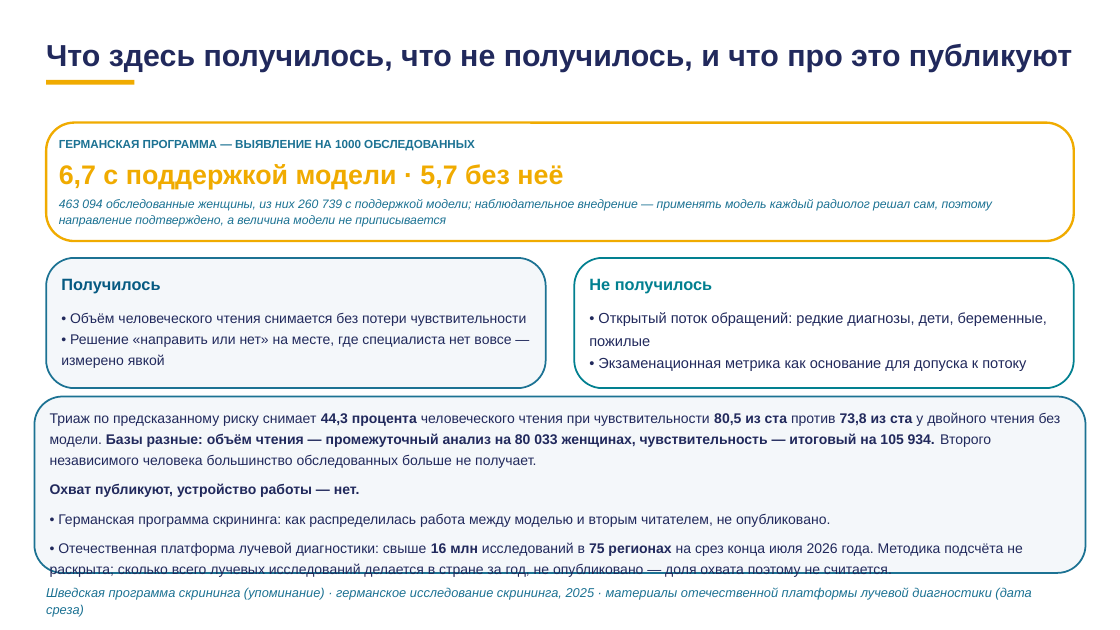
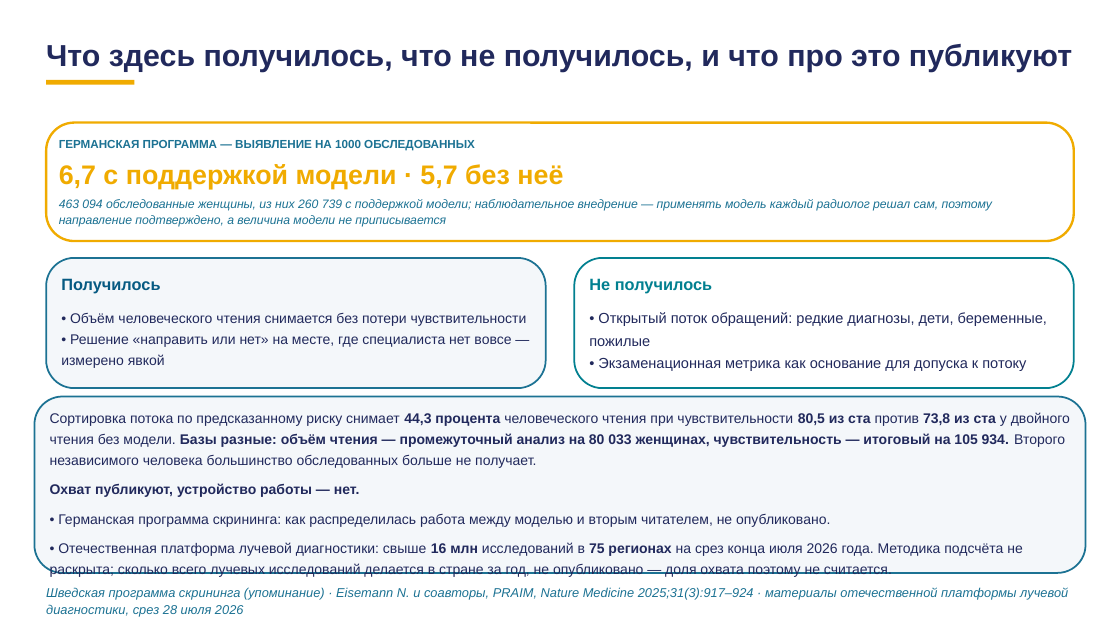
Before and after one commit to tellina-study/AI-usage-lessons, a slide deck: slide 15 of library/lectures/lec-07/rework/deck/lec-07-karkas.pptx. Drawn at 1120x630 pixels with LibreOffice and Linux fonts; fonts in the diff are those of the drawing. Boxes give left, top, right and bottom in pixels: in the first picture for what was removed or moved away, otherwise in the second. Text is boxed around its words. In the diff, an @@ line names an element or a change of style, - is before the commit and + after.

```diff
--- a/library/lectures/lec-07/rework/deck/lec-07-karkas.pptx
+++ b/library/lectures/lec-07/rework/deck/lec-07-karkas.pptx
@@ text at (x1=50, y1=412, x2=1070, y2=468): text changed @@
-Триаж по предсказанному риску снимает 44,3 процента человеческого чтения при чувствительности 80,5 из ста против 73,8 из ста у двойного чтения без модели. Базы разные: объём чтения — промежуточный анализ на 80 033 женщинах, чувствительность — итоговый на 105 934. Второго независимого человека большинство обследованных больше не получает.
+Сортировка потока по предсказанному риску снимает 44,3 процента человеческого чтения при чувствительности 80,5 из ста против 73,8 из ста у двойного чтения без модели. Базы разные: объём чтения — промежуточный анализ на 80 033 женщинах, чувствительность — итоговый на 105 934. Второго независимого человека большинство обследованных больше не получает.
@@ text at (x1=46, y1=587, x2=1068, y2=617): text changed @@
-Шведская программа скрининга (упоминание) · германское исследование скрининга, 2025 · материалы отечественной платформы лучевой диагностики (дата среза)
+Шведская программа скрининга (упоминание) · Eisemann N. и соавторы, PRAIM, Nature Medicine 2025;31(3):917–924 · материалы отечественной платформы лучевой диагностики, срез 28 июля 2026
```
Also in this commit, not shown: 7 other slides changed, 48 other files.
